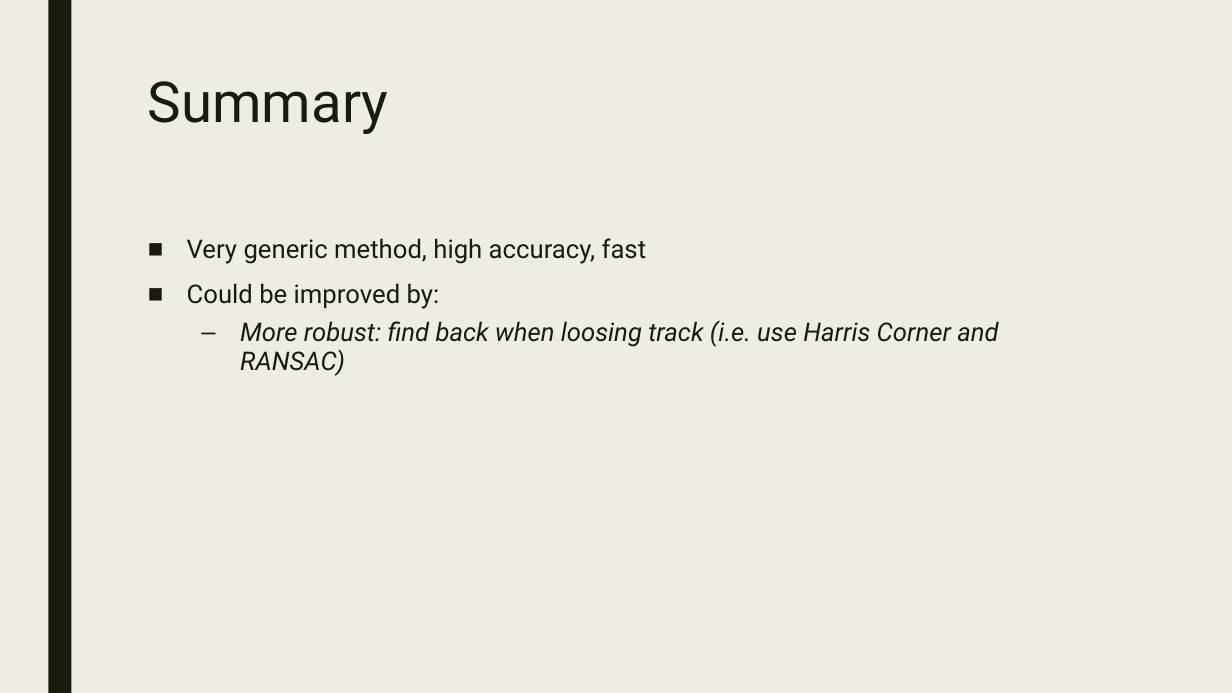
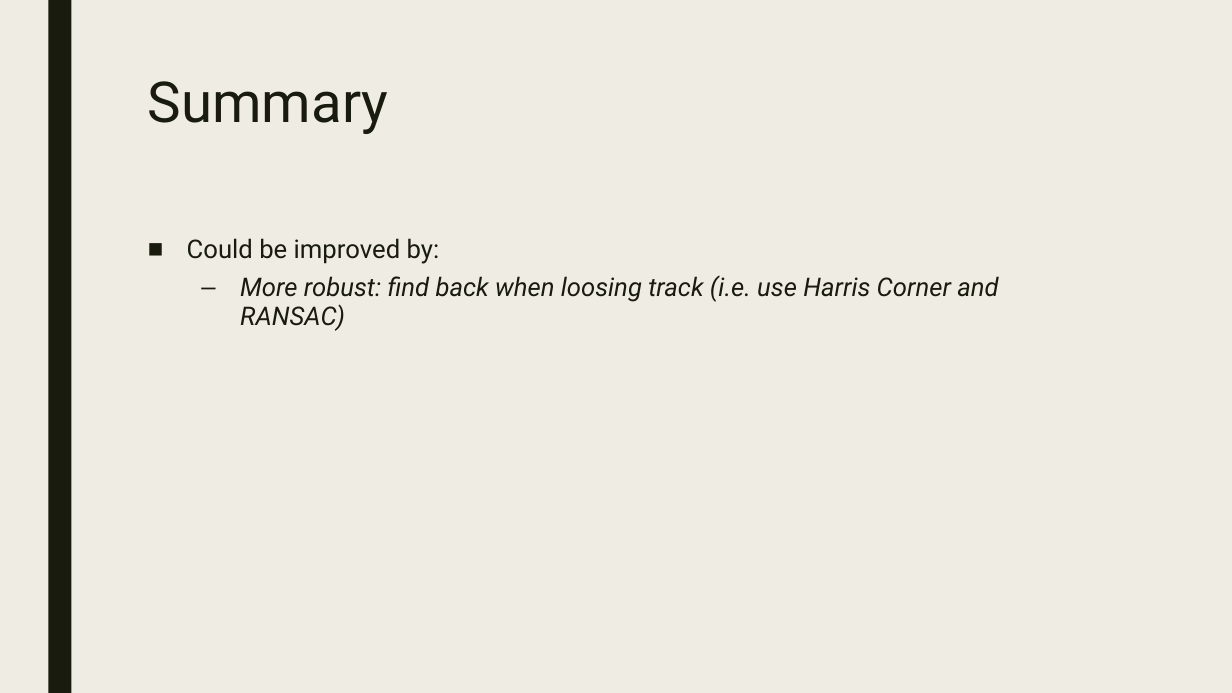
Before and after one commit to Shushalsec/ISIP, a slide deck: slide 9 of isip_presentation.pptx. Drawn at 1232x693 pixels with LibreOffice and Linux fonts; fonts in the diff are those of the drawing. Boxes give left, top, right and bottom in pixels: in the first picture for what was removed or moved away, otherwise in the second. Text is boxed around its words. In the diff, an @@ line names an element or a change of style, - is before the commit and + after.

```diff
--- a/isip_presentation.pptx
+++ b/isip_presentation.pptx
@@ text at bbox=[187, 238, 647, 264]: paragraph removed @@
-■ Very generic method, high accuracy, fast
```
Also in this commit, not shown: 3 other slides changed.
